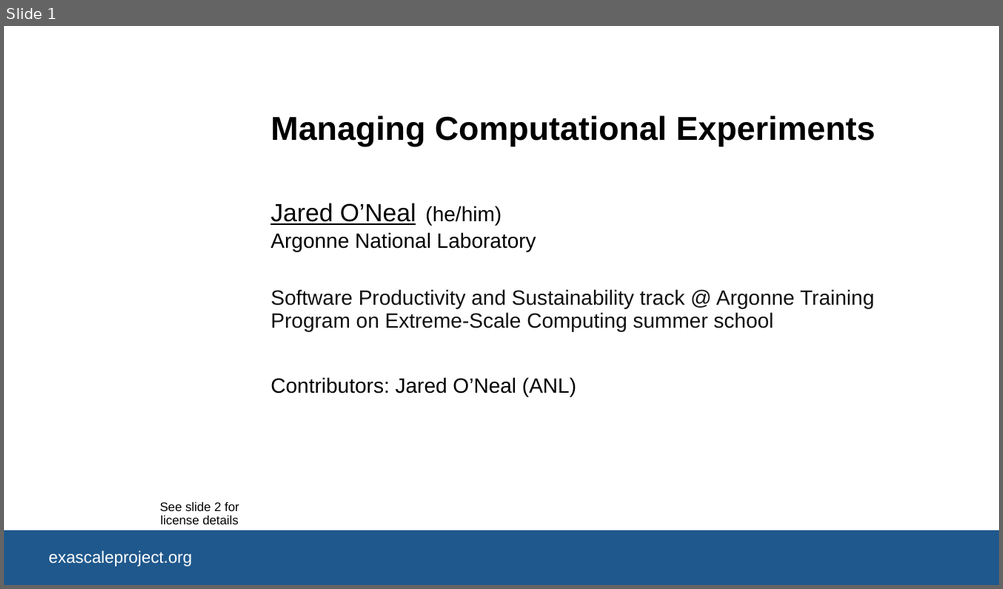
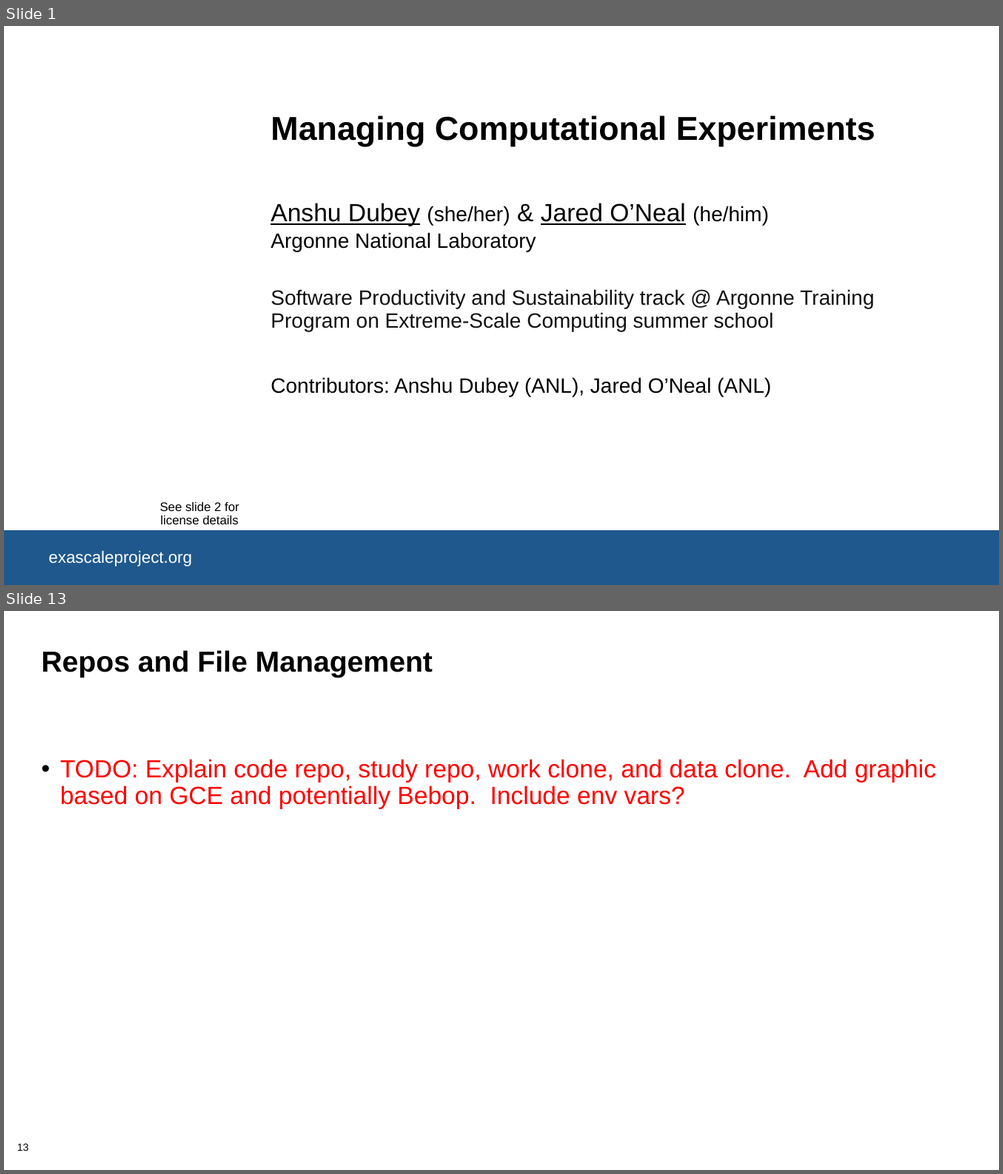
Before and after one commit to bssw-tutorial/presentations, a slide deck: computational-expts.pptx. Shown one above the other, each under a label of ours: slide 1 before the commit, slides 1 and 13 after it; the slides between them are not shown. The pictures are 1003x589 and 1003x1174 pixels, drawn with LibreOffice and Linux fonts; fonts in the diff are those of the drawing; background and template pictures are left out. Boxes give left, top, right and bottom in pixels: in the first picture for what was removed or moved away, otherwise in the second. Text is boxed around its words. In the diff, an @@ line names an element or a change of style, - is before the commit and + after.

Commit message:
(Issue #132) Rough skeleton of Jared's content.  This is likely too much content for 30 minutes.

```diff
--- a/computational-expts.pptx
+++ b/computational-expts.pptx
@@ slide 13 added at <box>4,611,999,1170</box>, background #FFFFFF @@
@@ title added at <box>41,650,432,678</box>, 28 pt, text #000000, bold @@
+Repos and File Management
@@ text added at <box>60,759,936,809</box>, 24 pt, text #FF0000 @@
+• TODO: Explain code repo, study repo, work clone, and data clone. Add graphic based on GCE and potentially Bebop. Include env vars?
@@ page number added at <box>17,1144,29,1151</box>, 10 pt, text #000000 @@
+13
@@ slide 1 changed as well @@
@@ text at <box>270,203,768,227</box>: text changed @@
-Jared O’Neal
+Anshu Dubey (she/her) & Jared O’Neal (he/him)
@@ text removed at <box>425,206,501,225</box> @@
-(he/him)
@@ text at <box>270,378,771,397</box>: text changed @@
-Contributors: Jared O’Neal (ANL)
+Contributors: Anshu Dubey (ANL), Jared O’Neal (ANL)
```
Also in this commit, not shown: 17 other slides added.
